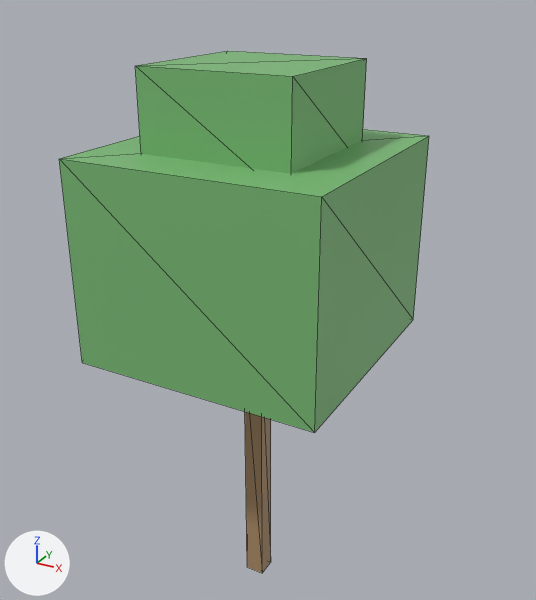
Two versions of the glTF model data/islands/disksaver/glb/Prop_DS_Tree_21.glb, one commit apart.
Before and after are seen from a 50 mm camera at (4.94, -8.66, 9.37) aimed at (0.02, 0.29, 4.9). Lighting does not change. The marker at lower left points along +X, +Y and +Z. The first picture is the older version. Mesh edges are drawn as thin lines. Vertices at exactly the same position are counted once.
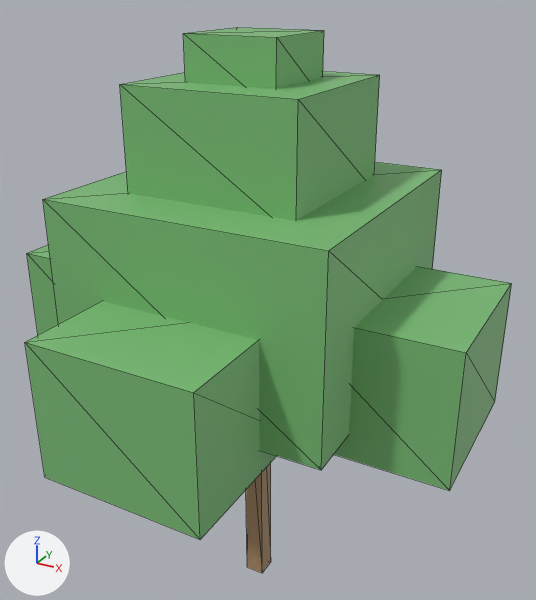
Diff of the bpy script that builds the scene:
```diff
--- a/data/islands/disksaver/glb/Prop_DS_Tree_21.glb.py
+++ b/data/islands/disksaver/glb/Prop_DS_Tree_21.glb.py
@@ me_cube_1479 @@
 # used by ob_cube_001; location = (0.0, 0.0, 0.0)
-me_cube_1479.from_pydata(...)  # 8 vertices, 12 faces; spans x -1.81..1.81, y -1.81..1.81, z 4.35..7.25
+me_cube_1479.from_pydata(...)  # 8 vertices, 12 faces; spans x -1.99..1.99, y -1.99..1.99, z 3.99..6.74
+# me_cube_1479 part 1: the whole mesh is scaled about its middle by (1.1, 1.1, 0.95), then moved by (0.0, 0.0, -0.44)
 me_cube_1479.materials.append(mat_ds_leaf1)
@@ me_cube_1480 @@
 # used by ob_cube_002; location = (0.0, 0.0, 0.0)
-me_cube_1480.from_pydata(...)  # 8 vertices, 12 faces; spans x -1.09..1.09, y -1.09..1.09, z 6.89..8.34
+me_cube_1480.from_pydata(...)  # 8 vertices, 12 faces; spans x 1.01..3.34, y -1.16..1.16, z 3.62..5.51
+# me_cube_1480 part 2: the whole mesh is scaled about its middle by (1.07, 1.07, 1.3), then moved by (2.18, 0.0, -3.05)
 me_cube_1480.materials.append(mat_ds_leaf1)
@@ me_cube_1590 @@
+me_cube_1590.from_pydata(...)  # a box spanning x -0.652..0.652, y -0.652..0.652, z 7.83..8.7
+me_cube_1590.materials.append(mat_ds_leaf1)  # green #7abb76
@@ me_cube_1589 @@
+me_cube_1589.from_pydata(...)  # a box spanning x -1.23..1.23, y -1.23..1.23, z 6.52..8.12
+me_cube_1589.materials.append(mat_ds_leaf1)  # green #7abb76
@@ me_cube_1588 @@
+me_cube_1588.from_pydata(...)  # a box spanning x -1.16..1.16, y -3.34..-1.02, z 3.62..5.51
+me_cube_1588.materials.append(mat_ds_leaf1)  # green #7abb76
@@ me_cube_1586 @@
+me_cube_1586.from_pydata(...)  # a box spanning x -3.34..-1.02, y -1.16..1.16, z 3.62..5.51
+me_cube_1586.materials.append(mat_ds_leaf1)  # green #7abb76
@@ ob_cube_007 @@
+ob_cube_007 = bpy.data.objects.new('Cube.007', me_cube_1590)
+ob_cube_007.location = (0.0, 0.0, 0.0)
@@ ob_cube_006 @@
+ob_cube_006 = bpy.data.objects.new('Cube.006', me_cube_1589)
+ob_cube_006.location = (0.0, 0.0, 0.0)
@@ ob_cube_005 @@
+ob_cube_005 = bpy.data.objects.new('Cube.005', me_cube_1588)
+ob_cube_005.location = (0.0, 0.0, 0.0)
@@ ob_cube_003 @@
+ob_cube_003 = bpy.data.objects.new('Cube.003', me_cube_1586)
+ob_cube_003.location = (0.0, 0.0, 0.0)
```

Where the change shows, as pixel boxes [x1, y1, x2, y2] in the pictures (536 x 600 px):
'Cube.001', moved, rescaled (8% wider): before [59, 129, 429, 433]; after [43, 162, 442, 470]
'Cube.002', moved, rescaled: before [135, 51, 367, 174]; after [334, 266, 512, 491]
'Cube.005', added (green): after [25, 301, 276, 540]
'Cube.006', added (green): after [120, 71, 380, 221]
'Cube.007', added (green): after [183, 27, 324, 89]
'Cube.003', added (green): after [27, 245, 58, 335]
